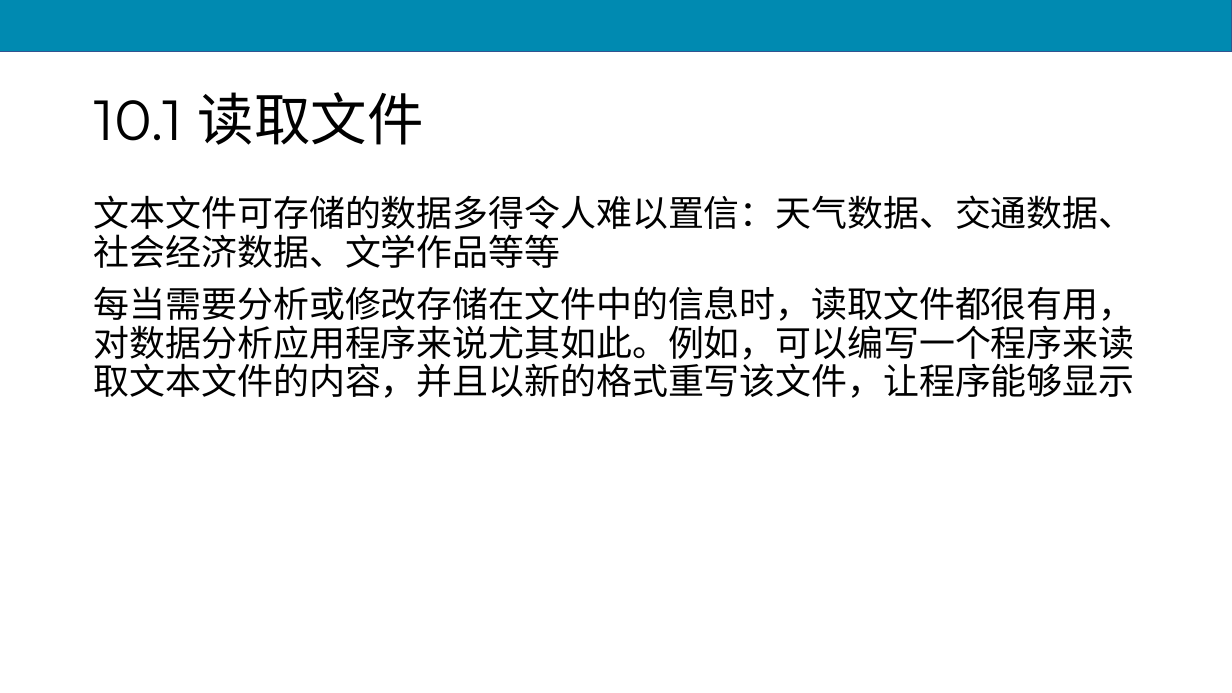
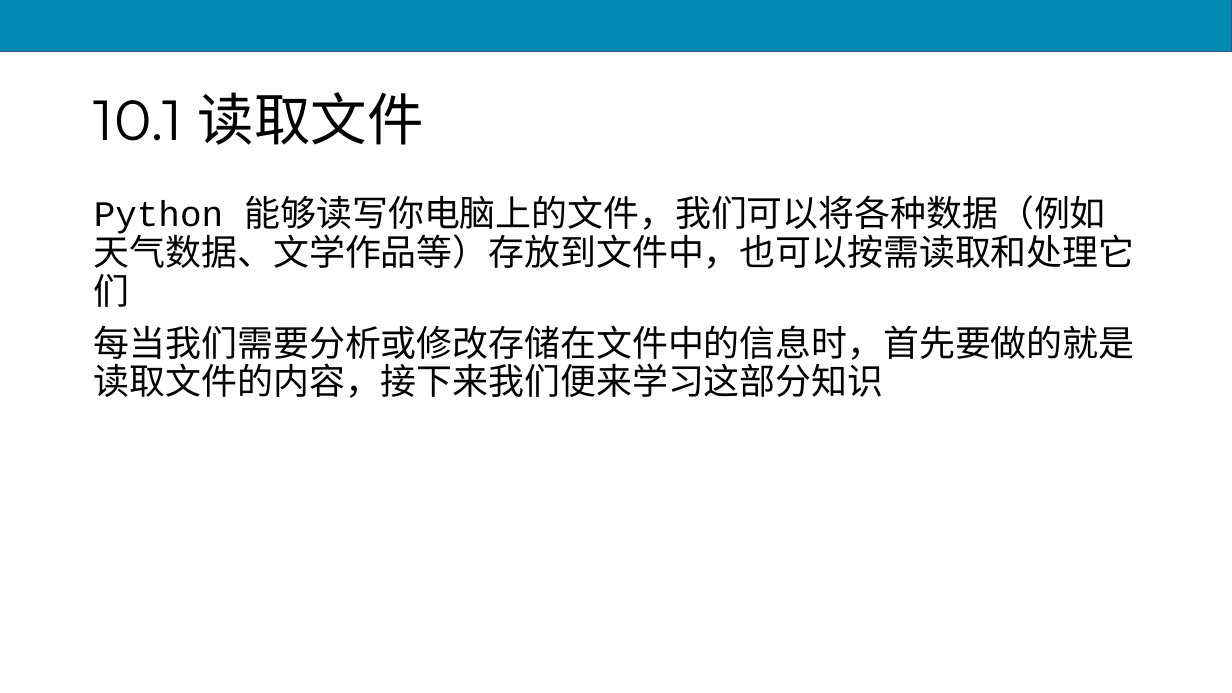
Before and after one commit to scruel/pcc_3e_slides, a slide deck: slide 4 of PPT/python10.pptx (slide 5 before the commit). Drawn at 1232x693 pixels with LibreOffice and Linux fonts; fonts in the diff are those of the drawing. Boxes give left, top, right and bottom in pixels: in the first picture for what was removed or moved away, otherwise in the second. Text is boxed around its words. In the diff, an @@ line names an element or a change of style, - is before the commit and + after.

```diff
--- a/PPT/python10.pptx
+++ b/PPT/python10.pptx
@@ text at <box>94,195,1135,398</box>: text changed @@
-文本文件可存储的数据多得令人难以置信：天气数据、交通数据、社会经济数据、文学作品等等
-每当需要分析或修改存储在文件中的信息时，读取文件都很有用，对数据分析应用程序来说尤其如此。例如，可以编写一个程序来读取文本文件的内容，并且以新的格式重写该文件，让程序能够显示
+Python 能够读写你电脑上的文件，我们可以将各种数据（例如天气数据、文学作品等）存放到文件中，也可以按需读取和处理它们
+每当我们需要分析或修改存储在文件中的信息时，首先要做的就是读取文件的内容，接下来我们便来学习这部分知识
```
Also in this commit, not shown: 31 other slides changed, 2 slides added, 2 slides removed, 17 other files.
